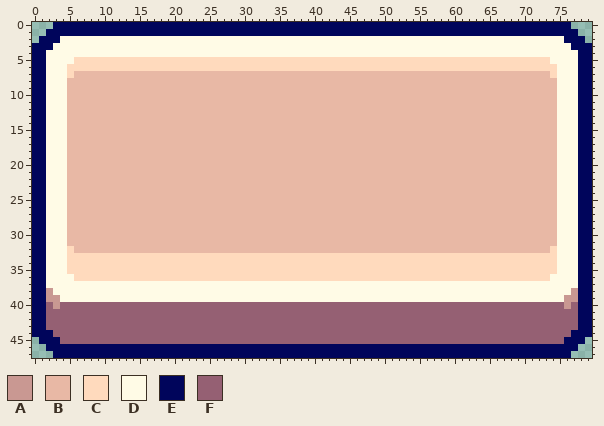
One commit to this pixel-art file: aseprite/button.aseprite. The picture above is the old version.
80x48 pixels, 1 frame.
Palette (. is transparent): A #c99892  B #e8b8a5  C #ffdabd  D #fffbe6  E #00055b  F #956073
Pixels before (only the part around the change), first column x 26:
 0 EEEEEEEEEEEEEEEEEEEEEEEEEEEEEEEEEE
 1 EEEEEEEEEEEEEEEEEEEEEEEEEEEEEEEEEE
 2 DDDDDDDDDDDDDDDDDDDDDDDDDDDDDDDDDD
 3 DDDDDDDDDDDDDDDDDDDDDDDDDDDDDDDDDD
 4 DDDDDDDDDDDDDDDDDDDDDDDDDDDDDDDDDD
 5 CCCCCCCCCCCCCCCCCCCCCCCCCCCCCCCCCC
 6 CCCCCCCCCCCCCCCCCCCCCCCCCCCCCCCCCC
 7 BBBBBBBBBBBBBBBBBBBBBBBBBBBBBBBBBB
 8 BBBBBBBBBBBBBBBBBBBBBBBBBBBBBBBBBB
 9 BBBBBBBBBBBBBBBBBBBBBBBBBBBBBBBBBB
10 BBBBBBBBBBBBBBBBBBBBBBBBBBBBBBBBBB
11 BBBBBBBBBBBBBBBBBBBBBBBBBBBBBBBBBB
12 BBBBBBBBBBBBBBBBBBBBBBBBBBBBBBBBBB
13 BBBBBBBBBBBBBBBBBBBBBBBBBBBBBBBBBB
14 BBBBBBBBBBBBBBBBBBBBBBBBBBBBBBBBBB
15 BBBBBBBBBBBBBBBBBBBBBBBBBBBBBBBBBB
16 BBBBBBBBBBBBBBBBBBBBBBBBBBBBBBBBBB
17 BBBBBBBBBBBBBBBBBBBBBBBBBBBBBBBBBB
18 BBBBBBBBBBBBBBBBBBBBBBBBBBBBBBBBBB
19 BBBBBBBBBBBBBBBBBBBBBBBBBBBBBBBBBB
20 BBBBBBBBBBBBBBBBBBBBBBBBBBBBBBBBBB
21 BBBBBBBBBBBBBBBBBBBBBBBBBBBBBBBBBB
22 BBBBBBBBBBBBBBBBBBBBBBBBBBBBBBBBBB
23 BBBBBBBBBBBBBBBBBBBBBBBBBBBBBBBBBB
24 BBBBBBBBBBBBBBBBBBBBBBBBBBBBBBBBBB
25 BBBBBBBBBBBBBBBBBBBBBBBBBBBBBBBBBB
26 BBBBBBBBBBBBBBBBBBBBBBBBBBBBBBBBBB
27 BBBBBBBBBBBBBBBBBBBBBBBBBBBBBBBBBB
28 BBBBBBBBBBBBBBBBBBBBBBBBBBBBBBBBBB
29 BBBBBBBBBBBBBBBBBBBBBBBBBBBBBBBBBB
30 BBBBBBBBBBBBBBBBBBBBBBBBBBBBBBBBBB
31 BBBBBBBBBBBBBBBBBBBBBBBBBBBBBBBBBB
32 BBBBBBBBBBBBBBBBBBBBBBBBBBBBBBBBBB
33 CCCCCCCCCCCCCCCCCCCCCCCCCCCCCCCCCC
34 CCCCCCCCCCCCCCCCCCCCCCCCCCCCCCCCCC
35 CCCCCCCCCCCCCCCCCCCCCCCCCCCCCCCCCC
36 CCCCCCCCCCCCCCCCCCCCCCCCCCCCCCCCCC
37 DDDDDDDDDDDDDDDDDDDDDDDDDDDDDDDDDD
38 DDDDDDDDDDDDDDDDDDDDDDDDDDDDDDDDDD
39 DDDDDDDDDDDDDDDDDDDDDDDDDDDDDDDDDD
40 FFFFFFFFFFFFFFFFFFFFFFFFFFFFFFFFFF
41 FFFFFFFFFFFFFFFFFFFFFFFFFFFFFFFFFF
42 FFFFFFFFFFFFFFFFFFFFFFFFFFFFFFFFFF
43 FFFFFFFFFFFFFFFFFFFFFFFFFFFFFFFFFF
44 FFFFFFFFFFFFFFFFFFFFFFFFFFFFFFFFFF
45 FFFFFFFFFFFFFFFFFFFFFFFFFFFFFFFFFF
46 EEEEEEEEEEEEEEEEEEEEEEEEEEEEEEEEEE
New version:
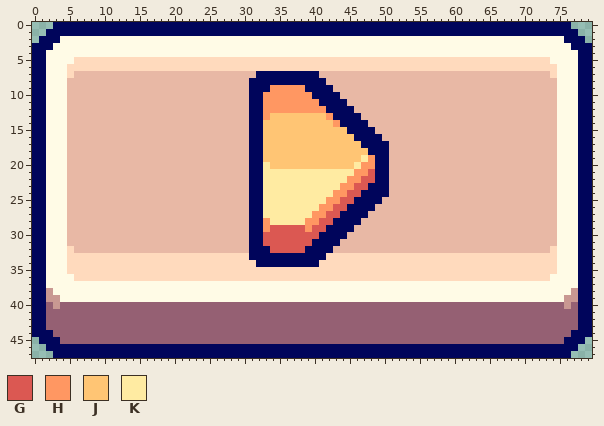
Colours new in this view: G #db5852  H #ff9762  J #ffc574  K #ffeba2
Change:
layer "Layer 4" added
Layer "Layer 4":
y 7: x 32..40 BBBBBBBBB -> EEEEEEEEE
y 8: x 31..41 BBBBBBBBBBB -> EEEEEEEEEEE
y 9: x 31..42 BBBBBBBBBBBB -> EEEHHHHHEEEE
y 10: x 31..43 BBBBBBBBBBBBB -> EEHHHHHHHEEEE
y 11: x 31..44 BBBBBBBBBBBBBB -> EEHHHHHHHHEEEE
y 12: x 31..45 BBBBBBBBBBBBBBB -> EEHHHHHHHHHEEEE
y 13: x 31..46 BBBBBBBBBBBBBBBB -> EEHJJJJJJJJHEEEE
y 14: x 31..47 BBBBBBBBBBBBBBBBB -> EEJJJJJJJJJJHEEEE
y 15: x 31..48 BBBBBBBBBBBBBBBBBB -> EEJJJJJJJJJJJJEEEE
y 16: x 31..49 BBBBBBBBBBBBBBBBBBB -> EEJJJJJJJJJJJJJEEEE
y 17: x 31..50 BBBBBBBBBBBBBBBBBBBB -> EEJJJJJJJJJJJJJJEEEE
y 18: x 31..50 BBBBBBBBBBBBBBBBBBBB -> EEJJJJJJJJJJJJJJJEEE
y 19: x 31..50 BBBBBBBBBBBBBBBBBBBB -> EEJJJJJJJJJJJJJJKHEE
y 20: x 31..50 BBBBBBBBBBBBBBBBBBBB -> EEKJJJJJJJJJJJJKHHEE
y 21: x 31..50 BBBBBBBBBBBBBBBBBBBB -> EEKKKKKKKKKKKKKHHGEE
y 22: x 31..50 BBBBBBBBBBBBBBBBBBBB -> EEKKKKKKKKKKKKHHGGEE
y 23: x 31..50 BBBBBBBBBBBBBBBBBBBB -> EEKKKKKKKKKKKHHGGEEE
y 24: x 31..50 BBBBBBBBBBBBBBBBBBBB -> EEKKKKKKKKKKHHGGEEEE
y 25: x 31..49 BBBBBBBBBBBBBBBBBBB -> EEKKKKKKKKKHHGGEEEE
y 26: x 31..48 BBBBBBBBBBBBBBBBBB -> EEKKKKKKKKHHGGEEEE
y 27: x 31..47 BBBBBBBBBBBBBBBBB -> EEKKKKKKKHHGGEEEE
y 28: x 31..46 BBBBBBBBBBBBBBBB -> EEHKKKKKHHGGEEEE
y 29: x 31..45 BBBBBBBBBBBBBBB -> EEHGGGGGHGGEEEE
y 30: x 31..44 BBBBBBBBBBBBBB -> EEGGGGGGGGEEEE
y 31: x 31..43 BBBBBBBBBBBBB -> EEGGGGGGGEEEE
y 32: x 31..42 BBBBBBBBBBBB -> EEEGGGGGEEEE
y 33: x 31..41 CCCCCCCCCCC -> EEEEEEEEEEE
y 34: x 32..40 CCCCCCCCC -> EEEEEEEEE
Pixel boxes of the changes (left, top, right, bottom) in both pictures:
changed: (249, 71, 389, 267)
